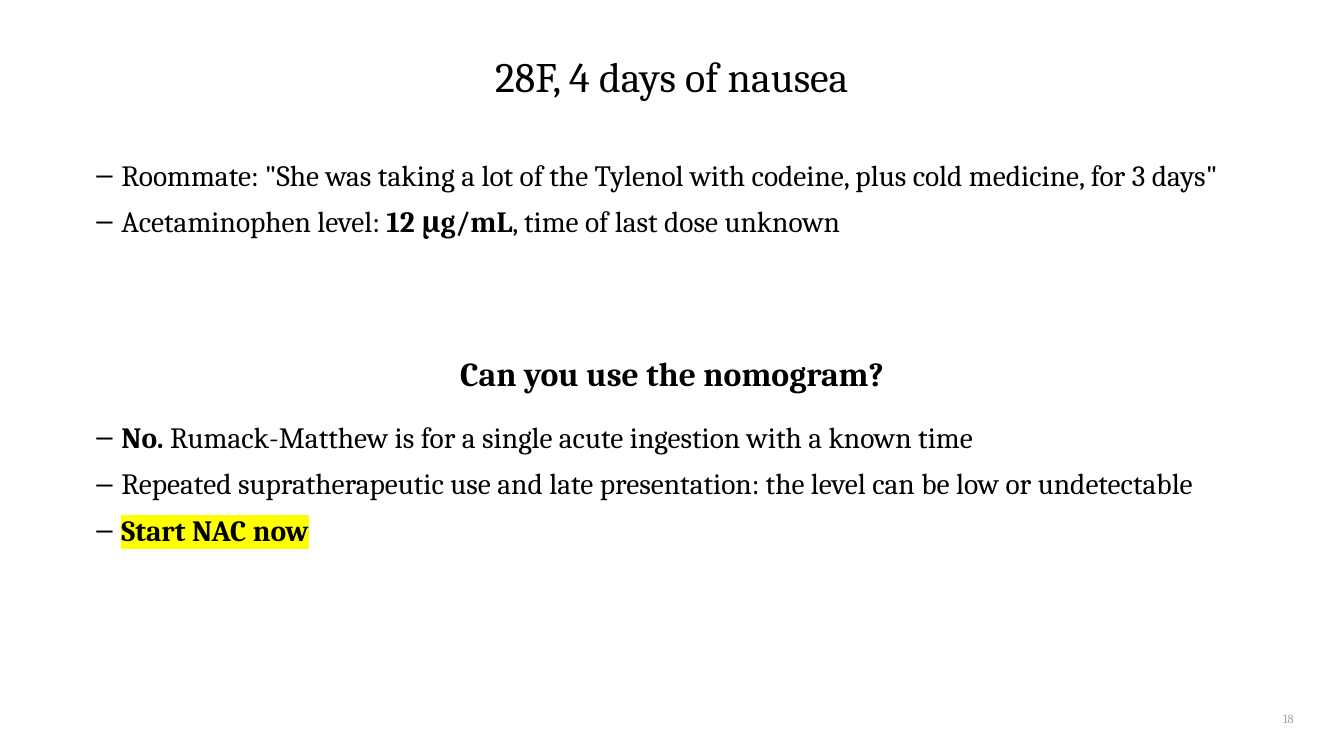
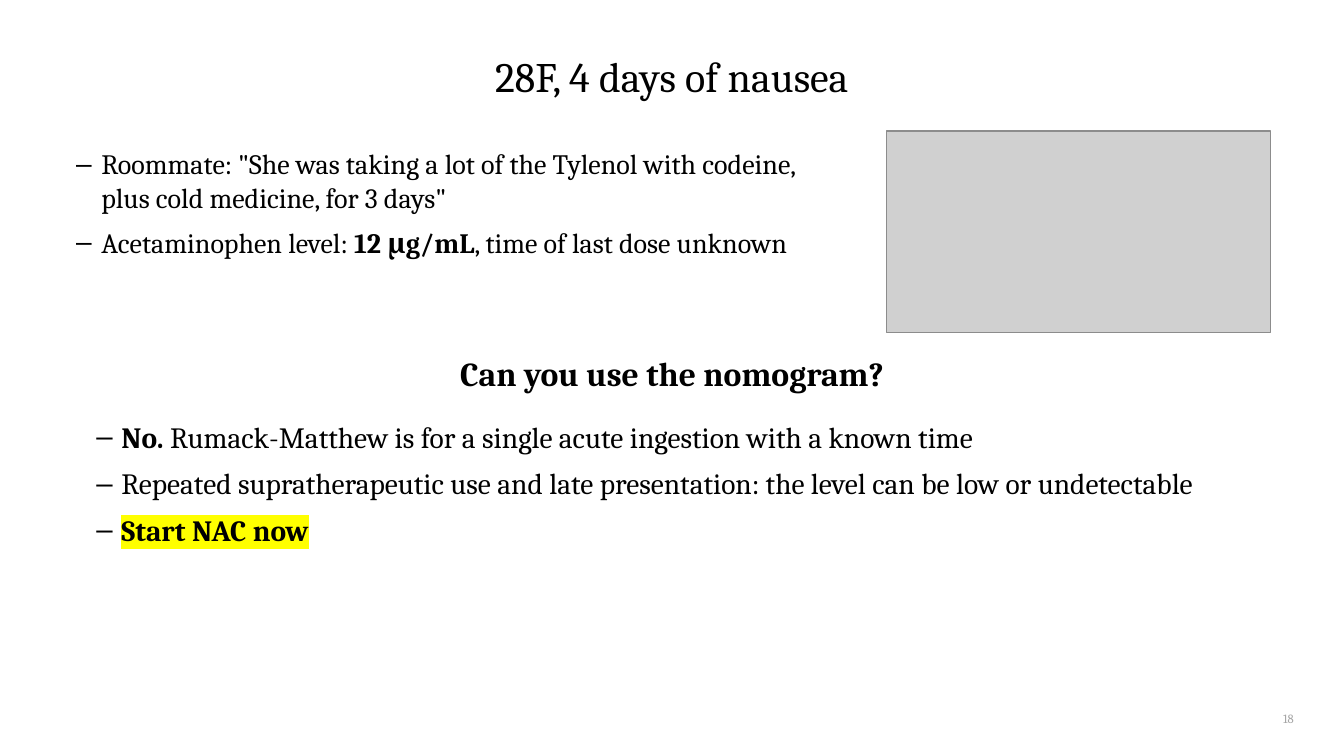
Before and after one commit to qaddodi/mohammad-almeqdadi-lectures, a slide deck: slide 18 of lectures/acute-liver-failure-aclf-in-icu/ALF and ACLF in the ICU.pptx. Drawn at 1344x756 pixels with LibreOffice and Linux fonts; fonts in the diff are those of the drawing; grey boxes stand for pictures. Boxes give left, top, right and bottom in pixels: in the first picture for what was removed or moved away, otherwise in the second. Text is boxed around its words. In the diff, an @@ line names an element or a change of style, - is before the commit and + after.

```diff
--- a/lectures/acute-liver-failure-aclf-in-icu/ALF and ACLF in the ICU.pptx
+++ b/lectures/acute-liver-failure-aclf-in-icu/ALF and ACLF in the ICU.pptx
@@ text "Roommate: "She was taking a ..." moved from (x1=121, y1=165, x2=1217, y2=239) to (x1=101, y1=154, x2=796, y2=259) @@
@@ text "Roommate: "She was taking a ..." at (x1=101, y1=154, x2=796, y2=259): size 21 to 20 pt @@
@@ picture added at (x1=887, y1=131, x2=1271, y2=333) @@
```
Also in this commit, not shown: 11 other slides changed, 10 slides added, 21 other files.
